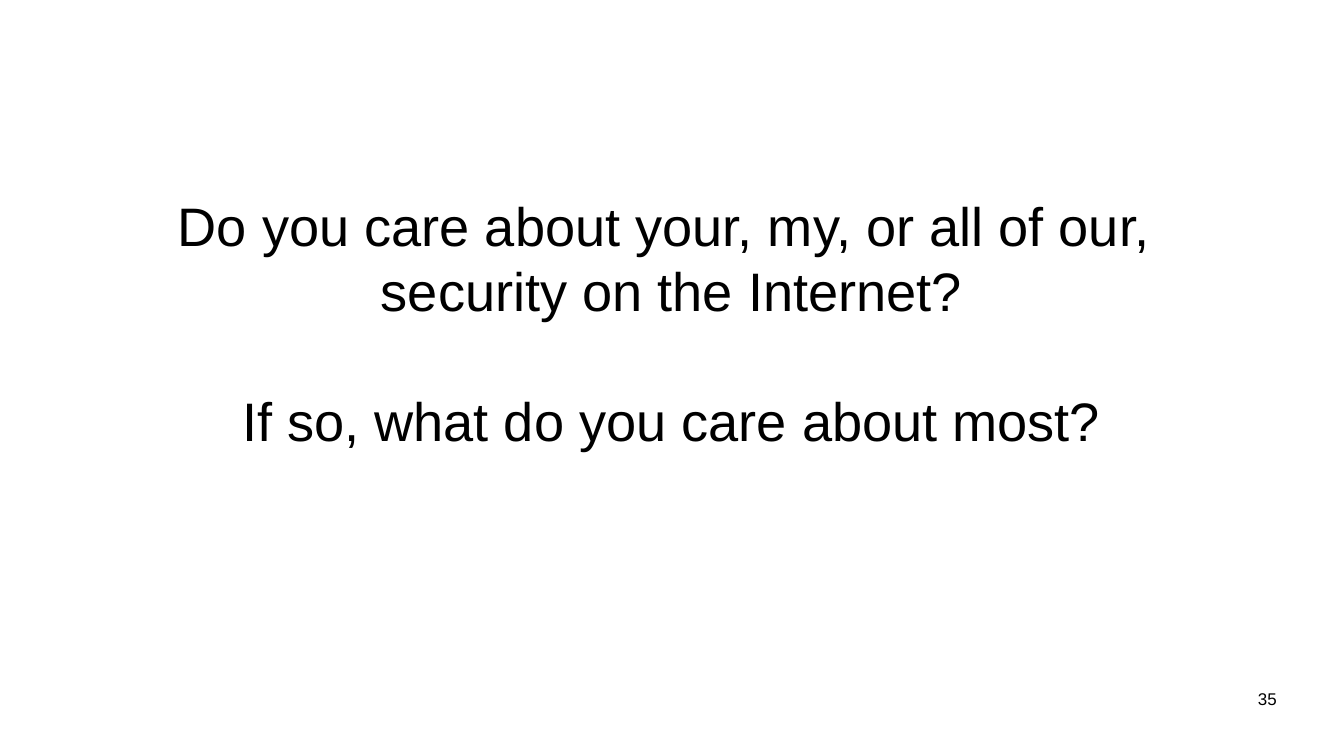
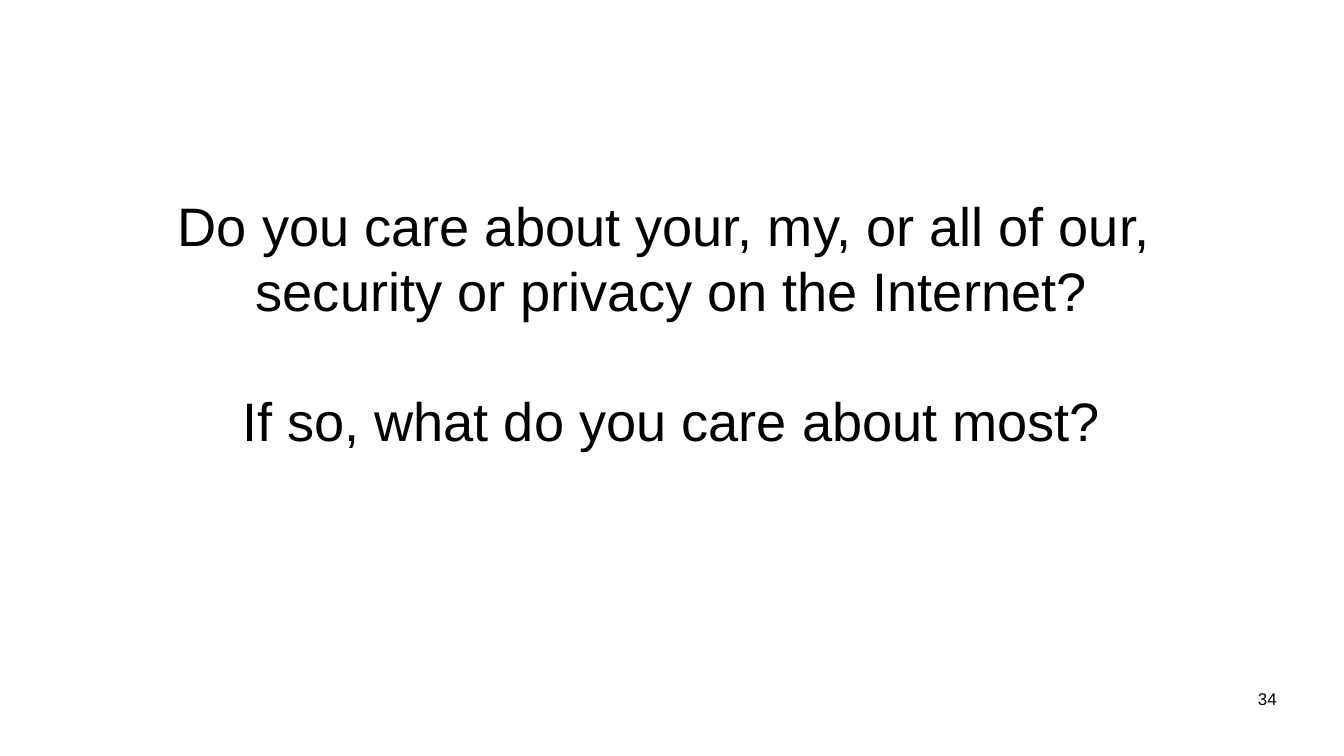
Before and after one commit to sftcd/witidtm, a slide deck: slide 34 of lectures/2026-2027/100-intro.odp (slide 35 before the commit). Drawn at 1344x756 pixels with LibreOffice and Linux fonts; fonts in the diff are those of the drawing. Boxes give left, top, right and bottom in pixels: in the first picture for what was removed or moved away, otherwise in the second. Text is boxed around its words. In the diff, an @@ line names an element or a change of style, - is before the commit and + after.

```diff
--- a/lectures/2026-2027/100-intro.odp
+++ b/lectures/2026-2027/100-intro.odp
@@ subtitle at (178, 206, 1149, 321): text changed @@
-Do you care about your, my, or all of our,
-security on the Internet?
+Do you care about your, my, or all of our,
+security or privacy on the Internet?
@@ page number at (1258, 693, 1277, 705): text changed @@
-35
+34
```
Also in this commit, not shown: 15 other slides changed, 3 slides removed, 3 other files.
